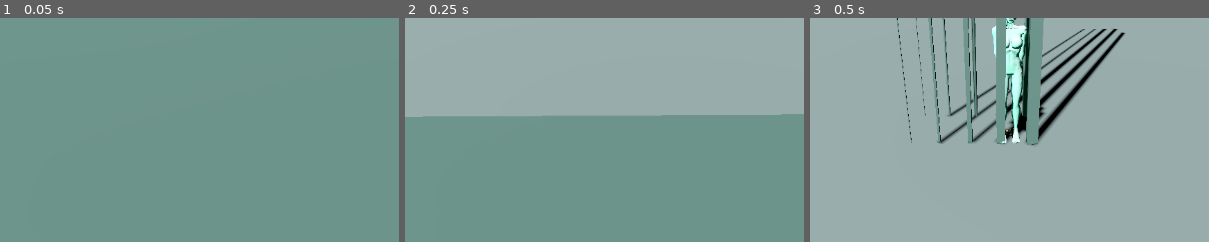
Above: before the commit, frames 1-3 (left to right).
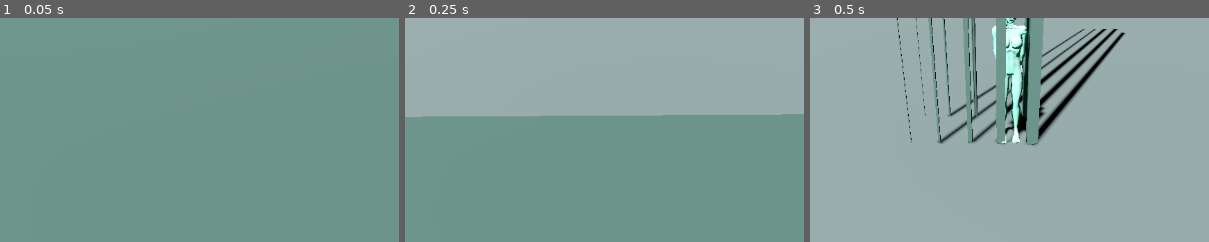
Above: after the commit, the same moments.

Repository: MayLaMaker/the-more-things-change
Game: Godot game, scene res://spectator/spectator_view.tscn
Two runs of this game, one before a commit and one after it. Both use one fixed random seed, a clock stepped at 60 frames per second and the inputs below.
Inputs:
- Up to frame 1 (0.05 s): no input
- Up to frame 2 (0.25 s): no input
- Up to frame 3 (0.5 s): no input
The pictures show only the part of the screen within x 25-75%, y 39-89%; the shares and areas given below are measured in that part.

The runs differ from the first frame. In frame 3, 0.2% of the frame differs, in the area x 45-55%, y 3-56%.

Commit message:
v0.21 Hand Offset & Rotation Fix
Fixed by adding Node3D inside of Left Controller and having the IK begin from this nodes position & rotating them until they matched.

Diff:
--- a/player.tscn
+++ b/player.tscn
@@ -252,7 +252,6 @@
 [node name="XROrigin3D" type="XROrigin3D" parent="." unique_id=1275976141]
 
 [node name="XRCamera3D" type="XRCamera3D" parent="XROrigin3D" unique_id=1741452328]
-visible = false
 current = true
 
 [node name="FakeHead" type="MeshInstance3D" parent="XROrigin3D/XRCamera3D" unique_id=1008671271]
@@ -292,6 +291,9 @@
 skeleton = NodePath("")
 surface_material_override/0 = ExtResource("3_i3pqv")
 
+[node name="FullBodyHandPosition_L" type="Node3D" parent="XROrigin3D/LeftController" unique_id=521327588]
+transform = Transform3D(1.9106855e-15, 4.371139e-08, -1, 1, -4.371139e-08, 0, -4.371139e-08, -1, -4.371139e-08, -0.033096433, -0.05364382, 0.15150702)
+
 [node name="RightController" type="XRController3D" parent="XROrigin3D" unique_id=1297636471]
 tracker = &"right_hand"
 
@@ -324,6 +326,9 @@
 skin = SubResource("Skin_1jxqw")
 surface_material_override/0 = ExtResource("3_i3pqv")
 
+[node name="FullBodyHandPosition_R" type="Node3D" parent="XROrigin3D/RightController" unique_id=597231246]
+transform = Transform3D(1.9106855e-15, -4.371139e-08, 1, -1, -4.371139e-08, 0, 4.371139e-08, -1, -4.371139e-08, 0.033, -0.054, 0.152)
+
 [node name="Female Test" parent="XROrigin3D" unique_id=876063461 instance=ExtResource("5_sweqy")]
 transform = Transform3D(-0.9, 0, -1.3589622e-07, 0, 0.9, 0, 1.3589622e-07, 0, -0.9, 0, 0, 0)
 
@@ -332,7 +337,7 @@
 tip_bone = &"Left wrist"
 use_magnet = true
 magnet = Vector3(0, 0, -10)
-target_node = NodePath("../../../../LeftController")
+target_node = NodePath("../../../../LeftController/FullBodyHandPosition_L")
 script = ExtResource("5_2hs0m")
 
 [node name="Hand_R_IK" type="SkeletonIK3D" parent="XROrigin3D/Female Test/Armature/Skeleton3D" parent_id_path=PackedInt32Array(876063461, 831689461) index="1" unique_id=1578074235]
@@ -340,7 +345,7 @@
 tip_bone = &"Right wrist"
 use_magnet = true
 magnet = Vector3(0, 0, -10)
-target_node = NodePath("../../../../RightController")
+target_node = NodePath("../../../../RightController/FullBodyHandPosition_R")
 script = ExtResource("5_2hs0m")
 
 [node name="BoneAttachment3D" type="BoneAttachment3D" parent="XROrigin3D/Female Test/Armature/Skeleton3D" parent_id_path=PackedInt32Array(876063461, 831689461) index="3" unique_id=1065833530]
